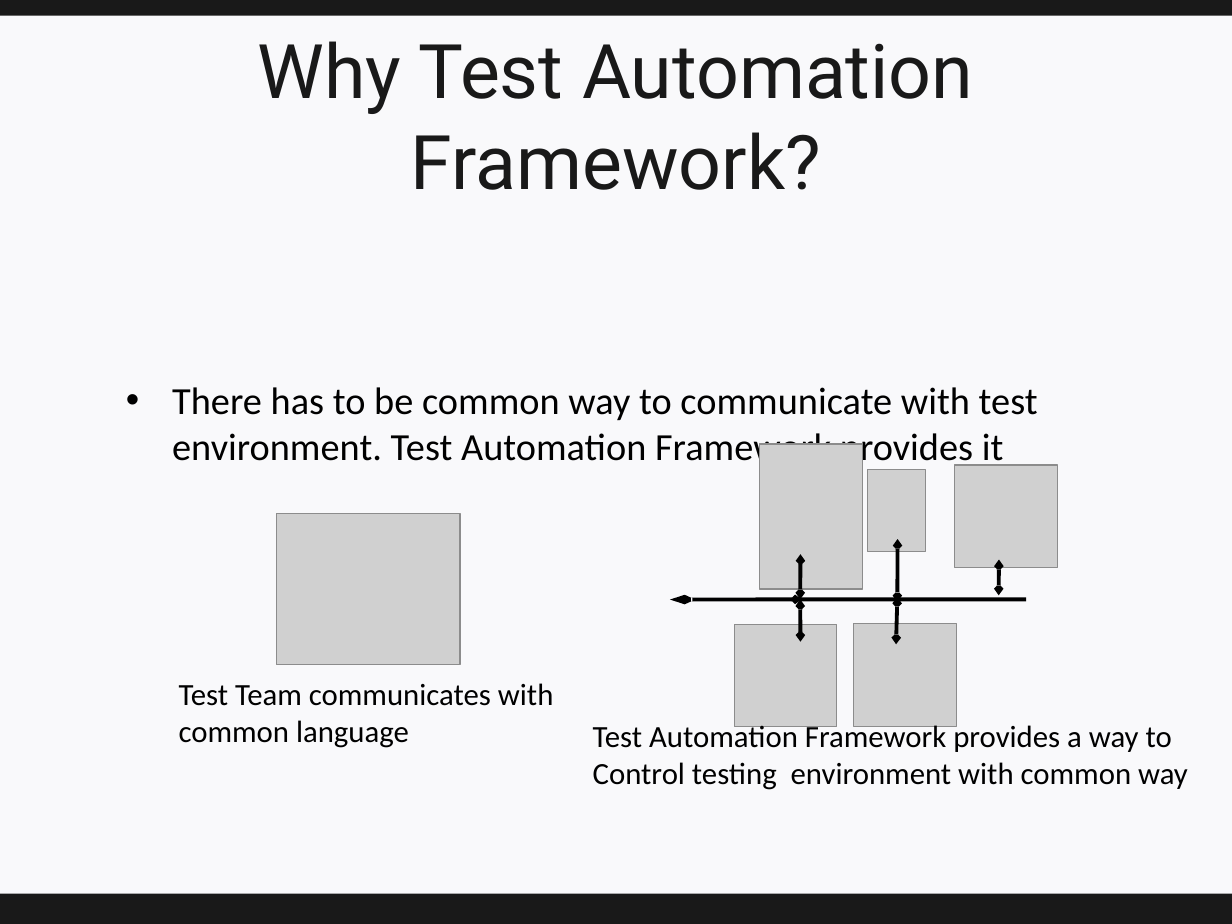
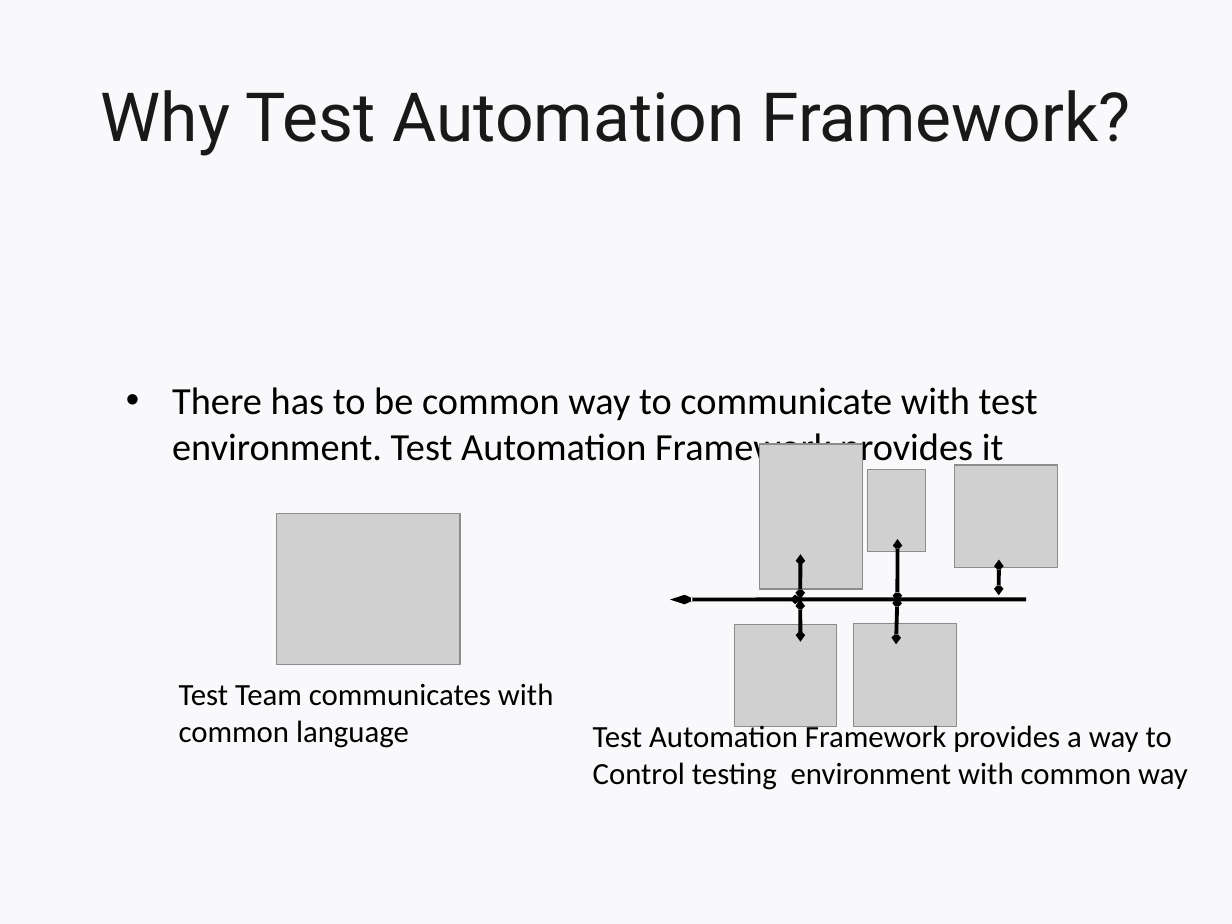
Before and after one commit to narsuman/software-testing-course, a slide deck: slide 46 of underwork/Course-topic-general-concepts-related-to-testing.pptx (slide 48 before the commit). Drawn at 1232x924 pixels with LibreOffice and Linux fonts; fonts in the diff are those of the drawing; grey boxes stand for pictures; background and template pictures are left out. Boxes give left, top, right and bottom in pixels: in the first picture for what was removed or moved away, otherwise in the second. Text is boxed around its words. In the diff, an @@ line names an element or a change of style, - is before the commit and + after.

```diff
--- a/underwork/Course-topic-general-concepts-related-to-testing.pptx
+++ b/underwork/Course-topic-general-concepts-related-to-testing.pptx
@@ rectangle removed at bbox=[0, 0, 1232, 16] @@
@@ title "Why Test Automation Framework?" at bbox=[101, 90, 1131, 156]: size 44 to 39.6 pt @@
@@ rectangle removed at bbox=[0, 893, 1232, 924] @@
```
Also in this commit, not shown: 80 other slides changed, 2 slides removed, 1 other file.
